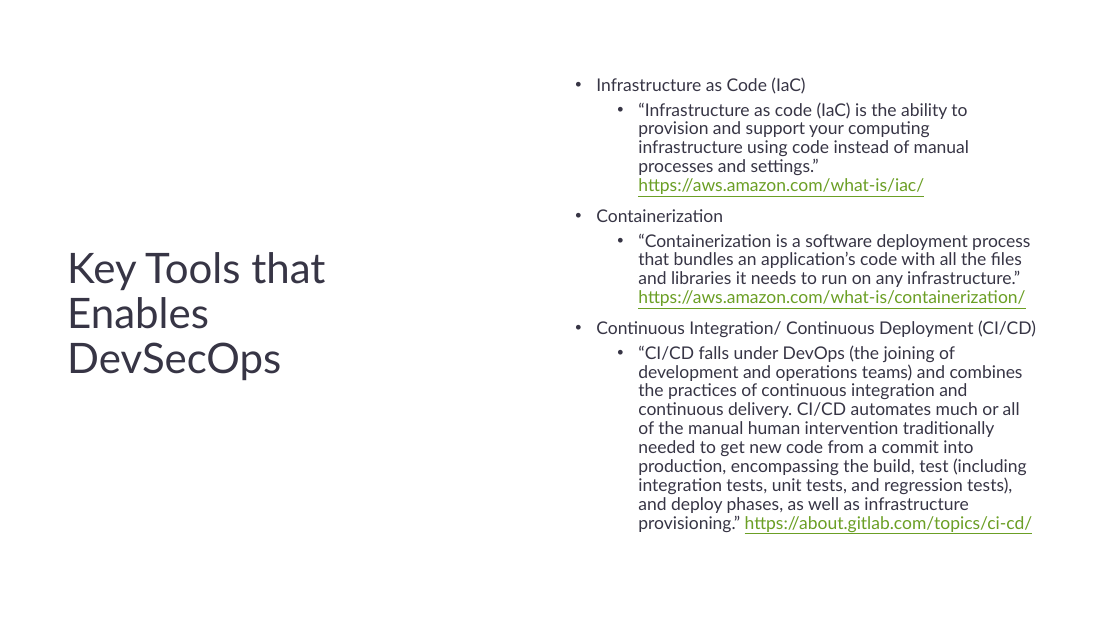
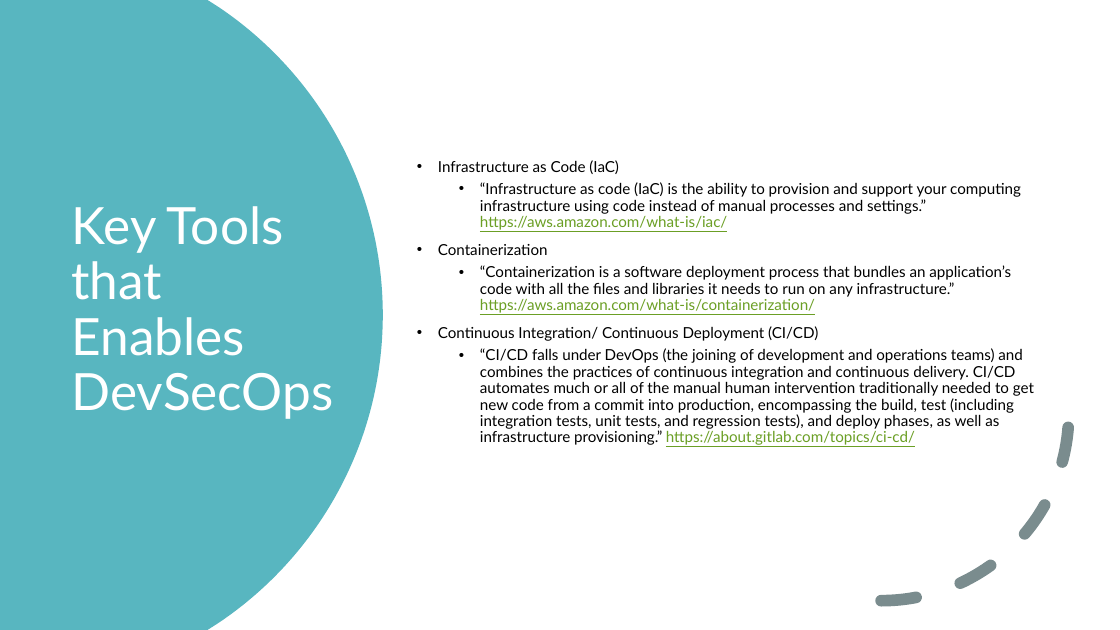
Before and after one commit to seanherbert105/DevSecOps-Course, a slide deck: slide 7 of presentation/DevSecOps Course.pptx. Drawn at 1120x630 pixels with LibreOffice and Linux fonts; fonts in the diff are those of the drawing. Boxes give left, top, right and bottom in pixels: in the first picture for what was removed or moved away, otherwise in the second. Text is boxed around its words. In the diff, an @@ line names an element or a change of style, - is before the commit and + after.

```diff
--- a/presentation/DevSecOps Course.pptx
+++ b/presentation/DevSecOps Course.pptx
@@ freeform shape added at bbox=[0, 0, 383, 630], fill #58B6C0 @@
@@ text "Infrastructure as Code (IaC)": place and size @@
-text "Infrastructure as Code (IaC)" at bbox=[596, 77, 1036, 532]
+text "Infrastructure as Code (IaC)" at bbox=[438, 160, 1034, 445]
@@ text "Infrastructure as Code (IaC)" at bbox=[438, 160, 1034, 445]: size 15 to 13 pt; text colour #373545 to #000000 in "Infrastructure as Code (IaC)", "“Infrastructure as code (IaC) is the ability ...", "Containerization", "“Containerization is a software deployment process that ..." and 2 more places @@
@@ title "Key Tools that Enables DevSecOps": place and size @@
-title "Key Tools that Enables DevSecOps" at bbox=[67, 252, 325, 381]
+title "Key Tools that Enables DevSecOps" at bbox=[71, 206, 333, 419]
@@ title "Key Tools that Enables DevSecOps" at bbox=[71, 206, 333, 419]: size 36 to 44 pt, text colour #373545 to #FFFFFF @@
@@ arc (boxed as its full ellipse) added at bbox=[694, 226, 1070, 602], outline #7A8C8E 10 pt dashed @@
```
Also in this commit, not shown: 11 other slides changed, 2 slides added, 5 slides removed.
